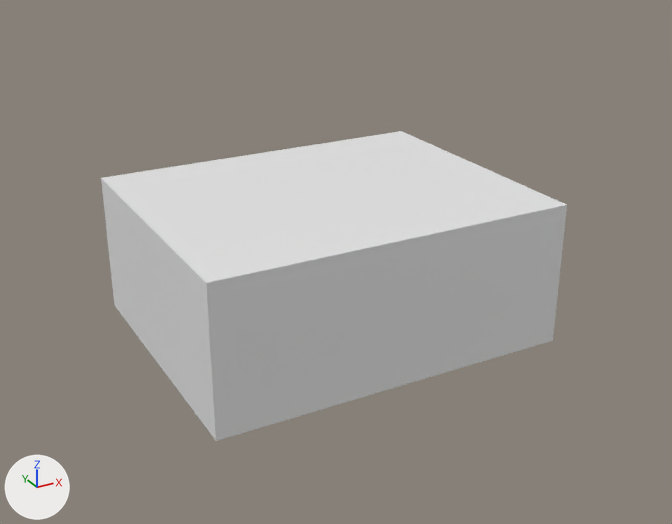
The Blender file assets/models/Building/NatMuseumOld.blend, before and after one commit.
Camera for both pictures: a 50 mm lens placed at (-112.5, -210.9, 123.6), pointed at (-6.1, -17.5, 26.9). The lights are fixed; the arrows at lower left show +X, +Y and +Z.
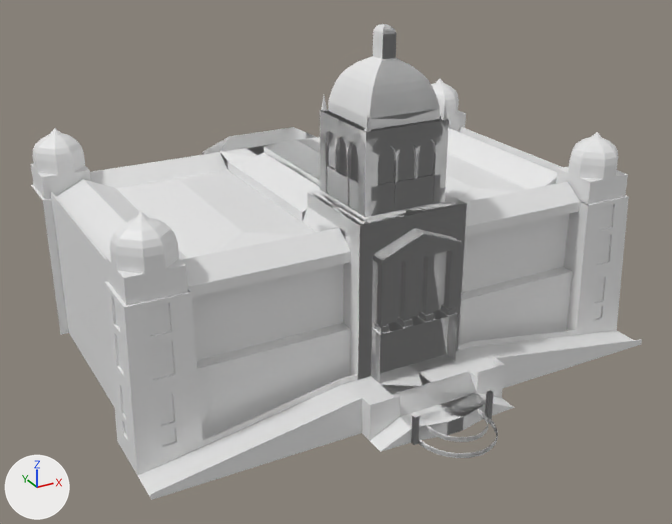
The change in detail:
me_cube is used by ob_cube; location (0.0, 0.0, 19.9); scale (50.0, 40.0, 20.0).
me_cube had 8 vertices, 6 faces and spanned x -1.0..1.0, y -1.0..1.0, z -1.0..1.0.
me_cube now has 1405 vertices, 1122 faces, 7 loose edges and spans x -0.32..1.4, y -1.85..1.24, z -1.0..3.43.
me_cube part 1: 8 vertices removed from x -1.0..1.0, y -1.0..1.0, z -1.0..1.0; 1405 vertices added at x -0.32..1.4, y -1.85..1.24, z -1.0..3.43.
Object 'Cube' (ob_cube) gains a MIRROR modifier named 'Mirror'.

Boxes (x1, y1, x2, y2) around the edits, measured in the pictures (672 x 524 px):
'Cube', reshaped, modifiers changed (31% wider, 53% taller)
    before: (101, 131, 567, 441)
    after: (31, 24, 642, 500)
